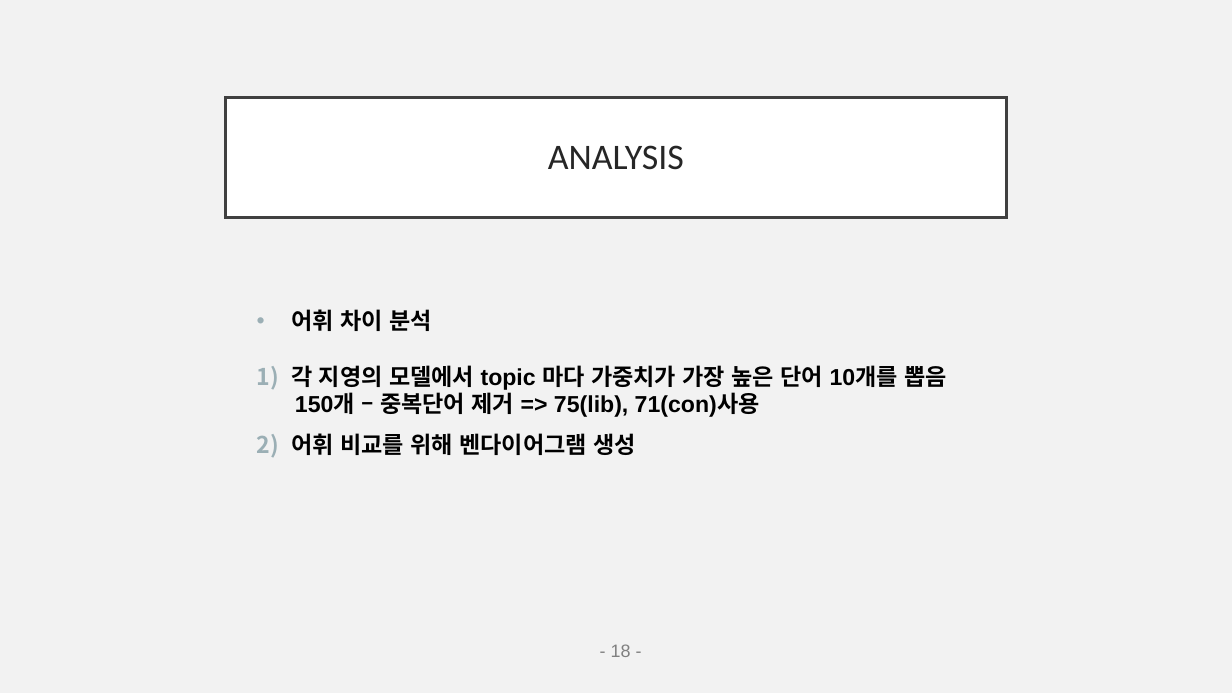
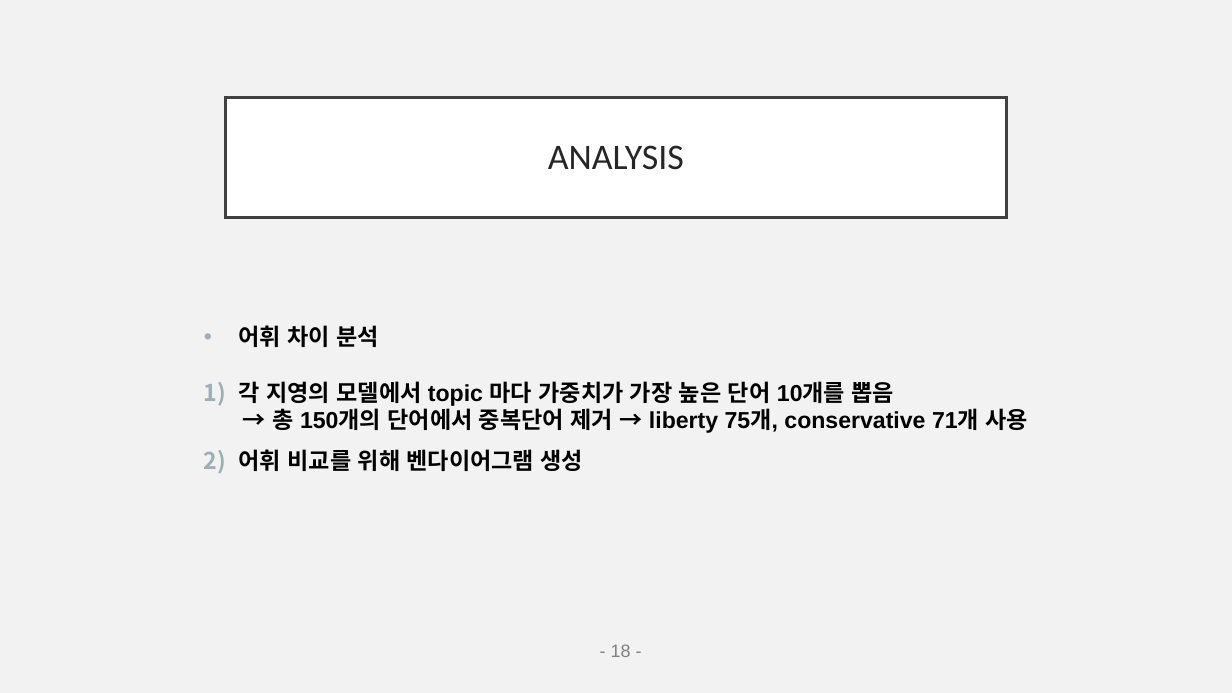
Before and after one commit to EJLEE5826/American_News_Topic_Modeling-using_LDA, a slide deck: slide 19 of final_pptNLP.pptx (slide 18 before the commit). Drawn at 1232x693 pixels with LibreOffice and Linux fonts; fonts in the diff are those of the drawing. Boxes give left, top, right and bottom in pixels: in the first picture for what was removed or moved away, otherwise in the second. Text is boxed around its words. In the diff, an @@ line names an element or a change of style, - is before the commit and + after.

```diff
--- a/final_pptNLP.pptx
+++ b/final_pptNLP.pptx
@@ text "어휘 차이 분석": place and size @@
-text "어휘 차이 분석" at (291,309,947,455)
+text "어휘 차이 분석" at (239,325,1029,471)
@@ text at (272,405,1029,433): text changed @@
-150개 – 중복단어 제거 => 75(lib), 71(con)사용
+→ 총 150개의 단어에서 중복단어 제거 → liberty 75개, conservative 71개 사용
```
Also in this commit, not shown: 6 other slides changed, 1 slide added.
